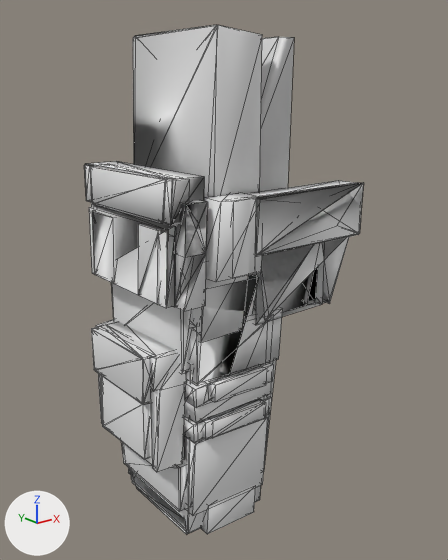
A saved change to the OBJ model src/main/resources/assets/kn8/meshes/kota/leg_left.obj.
One viewpoint serves both versions: a camera (50 mm lens) standing at (-0.566, -0.667, 1.008) and looking at (-0.042, -0.013, 0.747). Arrows for +X, +Y and +Z are at lower left; the lights stay in place. The older version comes first. Mesh edges are drawn as thin lines. Where no turn or scale is listed for an object, it has been applied to the vertices. Vertices at exactly the same position are counted once.

Objects in the first picture: 'leg_left'.
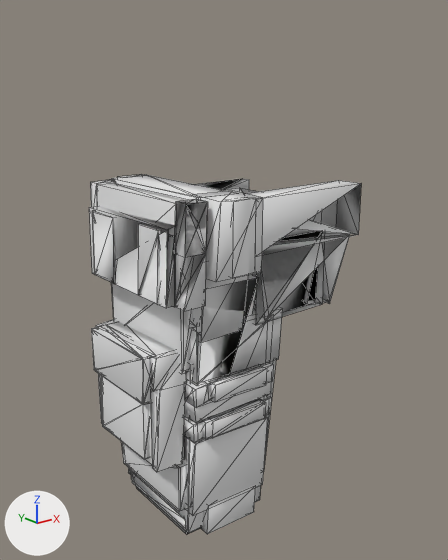
The change, as a list of edits to the scene's bpy script:
```text
Change me_leg_left:
    used by ob_leg_left; location = (0.0, 0.0, 0.0)
    remove me_leg_left.from_pydata(...)  # 724 vertices, 1246 faces; spans x -0.214..0.125, y -0.146..0.12, z 0.417..1.07
    add me_leg_left.from_pydata(...)  # 639 vertices, 1075 faces; spans x -0.214..0.125, y -0.141..0.12, z 0.417..0.887
    me_leg_left part 1: the loose piece of 33 vertices spanning x -0.13..0.008, y -0.105..0.096, z 0.855..1.07 is deleted
    me_leg_left part 2: the loose piece of 31 vertices spanning x -0.196..-0.145, y -0.106..0.09, z 0.86..0.911 is deleted
    me_leg_left part 3: the loose piece of 13 vertices spanning x -0.097..0.089, y -0.146..-0.13, z 0.818..0.886 is deleted
    me_leg_left part 4: the loose piece of 8 vertices spanning x -0.194..-0.167, y 0.077..0.091, z 0.861..0.909 is deleted
    me_leg_left part 5
    32 faces are deleted
    32 new faces join them
```

Location of each change, (x1, y1, x2, y2) in pixels of the pictures (448 x 560 px; the box of a moved part takes in the faces that stretch with it):
'leg_left', reshaped (29% shorter): before (84, 25, 364, 534); after (89, 174, 361, 534)
part 1 of me_leg_left, deleted: before (133, 25, 294, 196)
part 2 of me_leg_left, deleted: before (85, 161, 204, 225)
part 3 of me_leg_left, deleted: before (253, 183, 364, 255)
part 4 of me_leg_left, deleted: before (84, 165, 92, 202)
part 5 of me_leg_left, moved or reshaped (mostly hidden): before (131, 234, 328, 519); after (131, 199, 328, 519)
